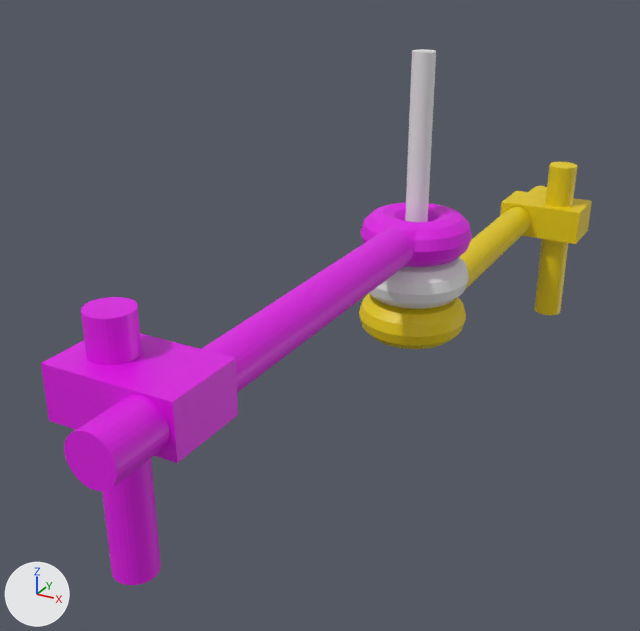
One commit to the Blender file stickman.blend: the scene before it, then after it.
The view is the same before and after, from a 50 mm camera at (9.7, -23.5, 9.7) aimed at (-2.1, -2.0, -1.0). Arrows for +X, +Y and +Z are at lower left; the lights stay in place.
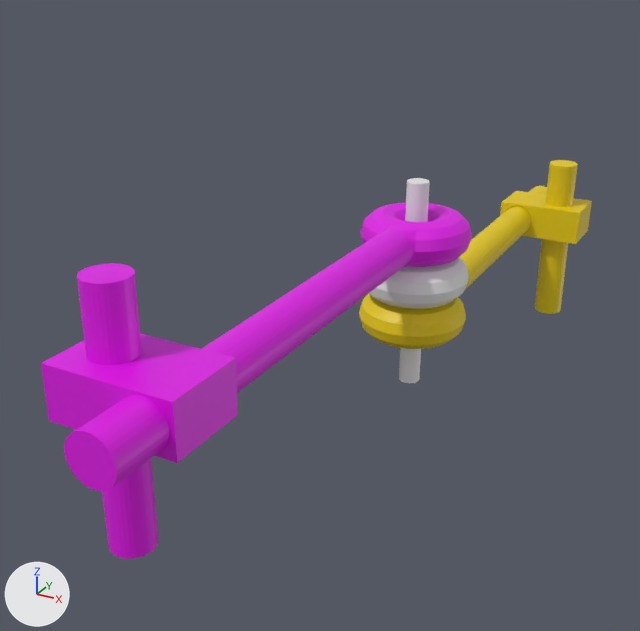
Location of each change, (x1, y1, x2, y2) in pixels of the pictures (640 x 631 px):
'Cylinder', moved: before (81, 297, 161, 585); after (77, 263, 159, 559)
'Cylinder.001', moved: before (405, 49, 436, 222); after (399, 178, 430, 383)
'Cylinder.002', moved: before (535, 162, 577, 315); after (535, 160, 578, 314)

The change in detail:
Object 'Cylinder' (ob_cylinder) moves from (-1.51, -11.61, -0.2) to (-1.51, -11.61, 0.51).
Object 'Cylinder.001' (ob_cylinder_001) moves from (0.0, 0.0, 3.32) to (0.0, 0.0, -0.33).
Object 'Cylinder.002' (ob_cylinder_002) moves from (1.39, 11.61, -2.14) to (1.39, 11.61, -2.07).
